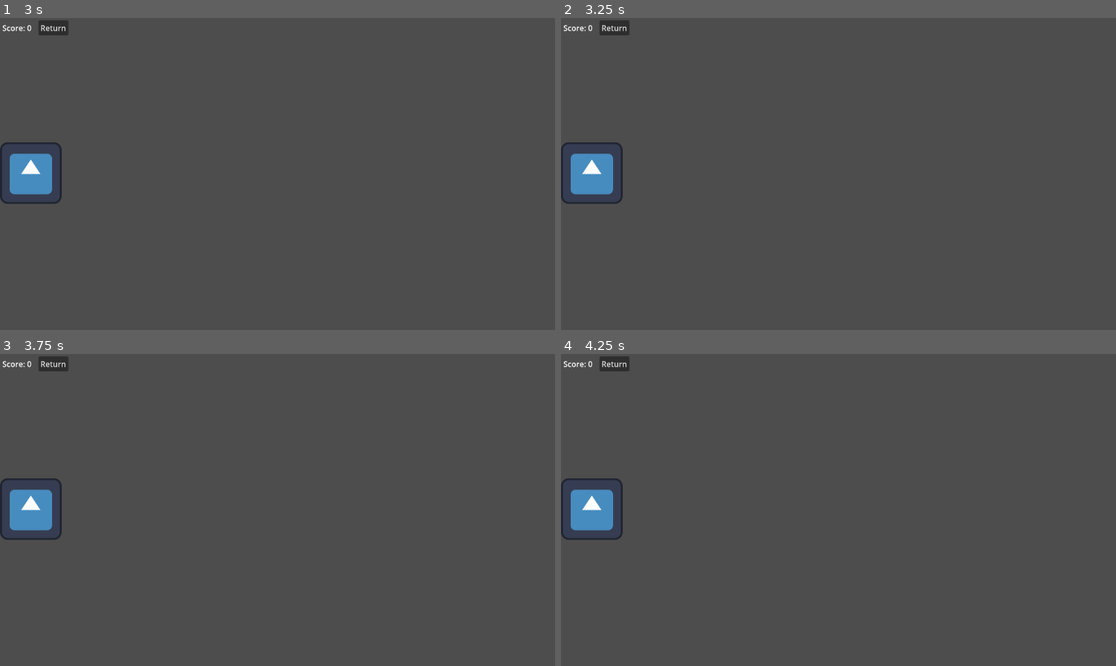
Above: before the commit, frames 1-4 (two rows, left to right).
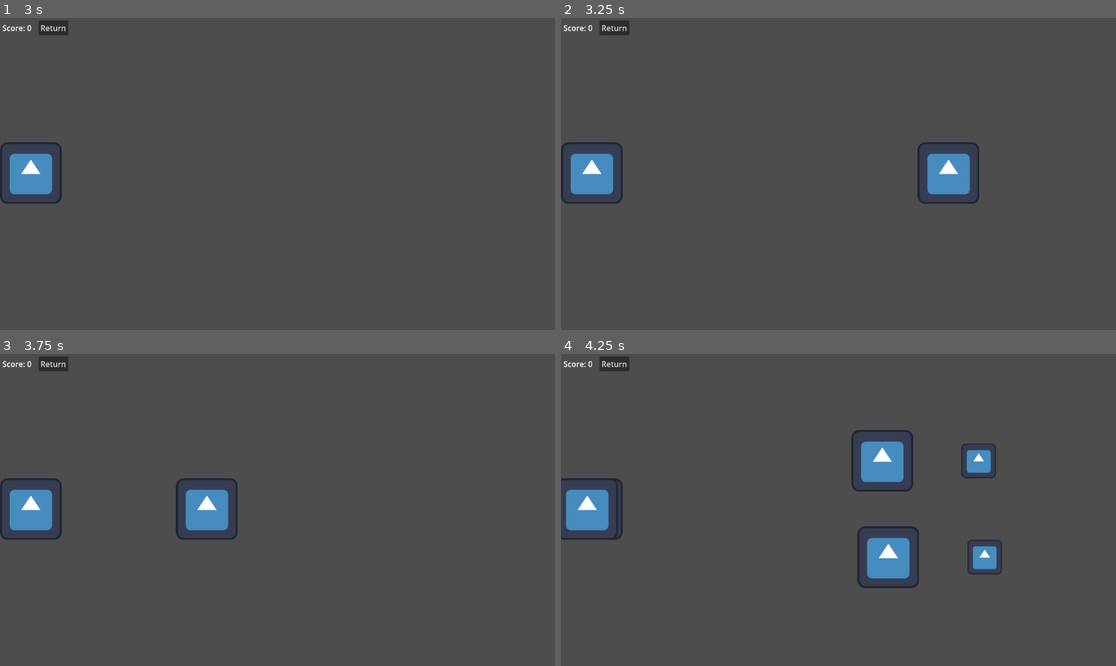
Above: after the commit, the same moments.

Repository: JoshDean599/12DI-Josh-Dean
Game: Godot game, scene res://Scenes/main_menu.tscn
Two runs of this game, one before a commit and one after it. Both use one fixed random seed, a clock stepped at 60 frames per second and the inputs below. The engine's default icon, where the game draws it, is replaced by a stand-in: a white triangle on a blue panel in a dark square.
Inputs (mouse positions are in pixels of both pictures, inside the frame that each line leads up to):
- Up to frame 1 (3 s): click "Play" at 0.5 s; click "Return" at 1.25 s; click "Play" at 2 s; tap Enter at 2.75 s; move the mouse to (399, 158) at 2.77 s; click (399, 158) at 2.92 s
- Up to frame 2 (3.25 s): tap Space at 3.02 s
- Up to frame 3 (3.75 s): drag from (166, 525) to (249, 572) at 3.52 s
- Up to frame 4 (4.25 s): no input

Frame 1 is identical in both runs. In frame 2, 1.3% of the frame differs, in the area x 64-76%, y 39-60%; in frame 3, 1.3%; in frame 4, 3.9%, in the area x 0-80%, y 24-76%.

Commit message:
8_6_26
note spawning location is off still. :/

Diff:
--- a/rhythm-game-project/Scenes/Objects/game_note.gd
+++ b/rhythm-game-project/Scenes/Objects/game_note.gd
@@ -1,10 +1,11 @@
 extends Node2D
+
+var desitedSpawnLocation = 1200
 
 var noteHandler = null # Gets set on setup before @onready
 @onready var game = noteHandler.get_parent()
 
-# The speed the note moves
-var movingSpeed: float = 250.0
+var movingSpeed: float = 0.0
 var holdEndTime: float = 0.0
 
 var freeQueuePosition: float = -500.0
@@ -36,9 +37,14 @@
 
 func setup(NoteHandler, noteSettings: Dictionary, currentTime):
 	noteHandler = NoteHandler # Define the note handler
+	movingSpeed = Globals.noteMoveSpeed # Overrides the variable before an @onready could
+	noteSettings.position.x = + NoteHandler.position.x + 64 + (round(currentTime* 10) / 10 - noteSettings.time) * movingSpeed
+	print(round(currentTime* 10) / 10, " ", noteSettings.time, " ", currentTime - noteSettings.time)
+	# Speed = distance / time
+	# distance = speed * time
+	# time =  distance / speed
 
 	var holdDuration = abs(noteSettings.tailPosition.x / movingSpeed)
-	# Change 'endTime' to something else
 	var endTime = (noteSettings.position.x - NoteHandler.position.x + 64) / movingSpeed + currentTime + holdDuration
 	holdEndTime = endTime
 
--- a/rhythm-game-project/Scenes/Objects/note_handler.gd
+++ b/rhythm-game-project/Scenes/Objects/note_handler.gd
@@ -1,6 +1,4 @@
 extends Sprite2D
-
-@export var noteSpawnLocation = 1220
 
 @onready var game = get_parent()
 var loadedSong = null
@@ -57,7 +55,6 @@
 func create_note(noteSettings: Dictionary) -> void:
 	var noteInstance = Globals.GameNote.instantiate()
 	$Notes.call_deferred("add_child", noteInstance)
-	noteSettings.position.x = noteSpawnLocation
 	noteInstance.setup(self, noteSettings, get_parent().currentTime)
 	# Add the note to the end of the note queue
 	noteQueue.push_back(noteInstance)
--- a/rhythm-game-project/Scenes/editor.gd
+++ b/rhythm-game-project/Scenes/editor.gd
@@ -3,7 +3,7 @@
 @onready var filePath = $UI/Control/MarginContainer/VBoxContainer/PanelContainer/VBoxContainer/FilePath
 @onready var songName = $UI/Control/MarginContainer/VBoxContainer/PanelContainer/VBoxContainer/SongName
 
-@export var noteSpeed = 250
+@onready var noteSpeed = Globals.noteMoveSpeed
 
 @onready var camera = $Camera2D
 var cameraOffset = 0
@@ -38,6 +38,7 @@
 	for i in $Notes.get_children(): # Insert each notes into the table
 		saveData.Notes.push_back(
 			{
+				# Speed = distance / time
 				time = i.position.x / noteSpeed,
 				position = {
 					x = i.position.x - camera.position.x,
--- a/rhythm-game-project/Scenes/game.gd
+++ b/rhythm-game-project/Scenes/game.gd
@@ -8,7 +8,7 @@
 
 var currentScore: int = 0
 var currentTime: float = 0.0
-var bufferTime: float = 2.0 # Time until game starts so it doesn't start instantly
+var bufferTime: float = 0.5 # Time until game starts so it doesn't start instantly
 
 var playing = false
 
--- a/rhythm-game-project/Scripts/globals.gd
+++ b/rhythm-game-project/Scripts/globals.gd
@@ -18,6 +18,8 @@
 const editorSnappingKey = KEY_SPACE
 var editorGridLockKeyPress: bool = false
 
+# Note variables:
+var noteMoveSpeed = 750.0
 
 func change_scene(node):
 	var tree = get_tree()
Not shown, changed: AS91897 - Advanced Outcome/AS91897-Outcome-JoshDean.docx
Not shown, changed: Project Timeline.gantt
